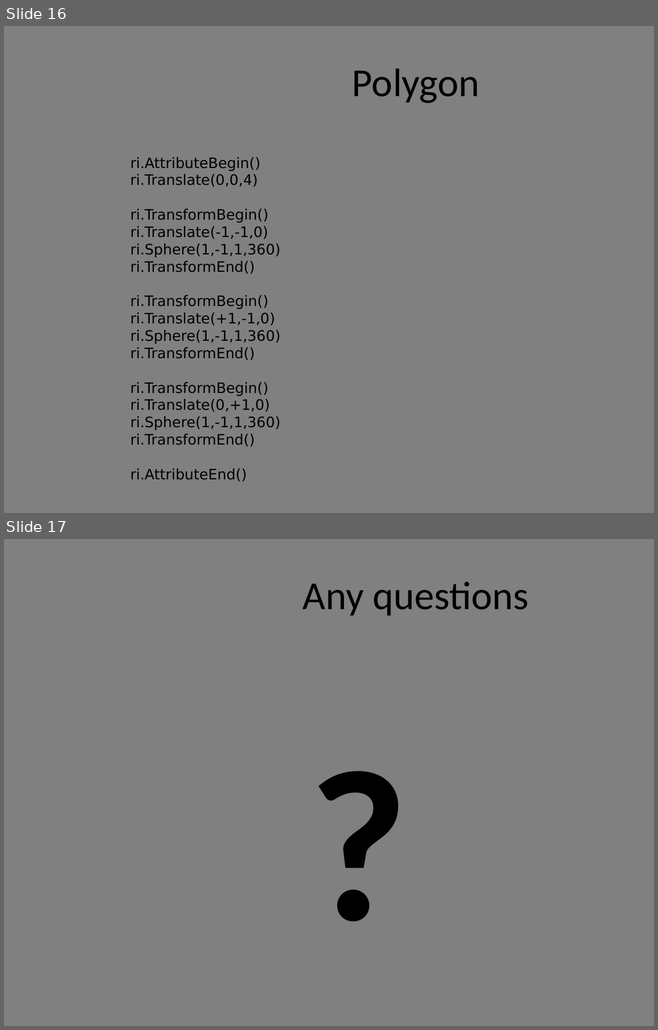
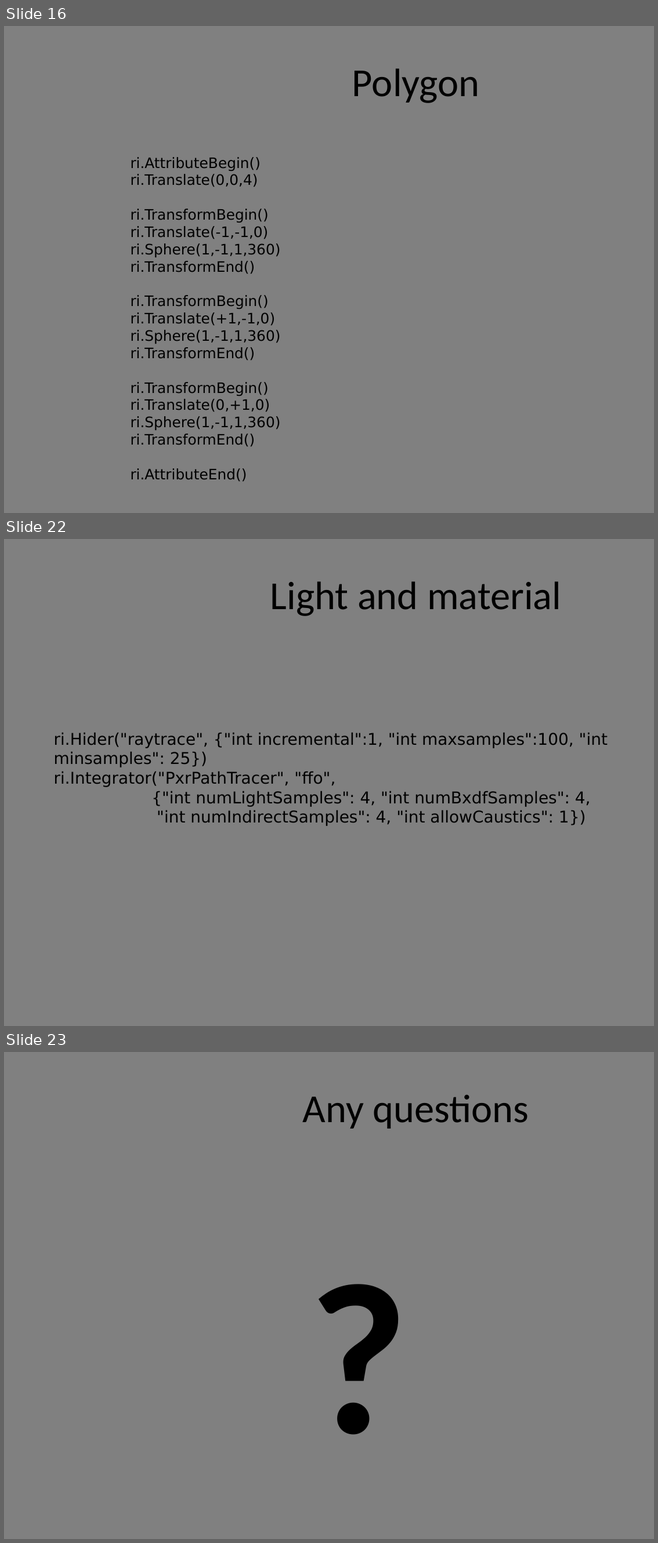
Before and after one commit to griffin2000/PRManForPythonCourse, a slide deck: PyRM.pptx. Shown one above the other, each under a label of ours: slides 16 and 17 before the commit, slides 16, 22 and 23 after it; the slides between them are not shown. The pictures are 658x1030 and 658x1543 pixels, drawn with LibreOffice and Linux fonts; fonts in the diff are those of the drawing; background and template pictures are left out. Boxes give left, top, right and bottom in pixels: in the first picture for what was removed or moved away, otherwise in the second. Text is boxed around its words. In the diff, an @@ line names an element or a change of style, - is before the commit and + after.

```diff
--- a/PyRM.pptx
+++ b/PyRM.pptx
@@ slide 22 added at bbox=[4, 539, 654, 1026], background #808080 @@
@@ title added at bbox=[270, 581, 561, 616], 44 pt, text #000000 @@
+Light and material
@@ text added at bbox=[54, 733, 607, 826], 18 pt, text #000000 @@
+ri.Hider("raytrace", {"int incremental":1, "int maxsamples":100, "int minsamples": 25})
+ri.Integrator("PxrPathTracer", "ffo",
+{"int numLightSamples": 4, "int numBxdfSamples": 4,
+"int numIndirectSamples": 4, "int allowCaustics": 1})
@@ what was slide 17 is now slide 23 @@
```
Also in this commit, not shown: 5 other slides added, 3 other files.
